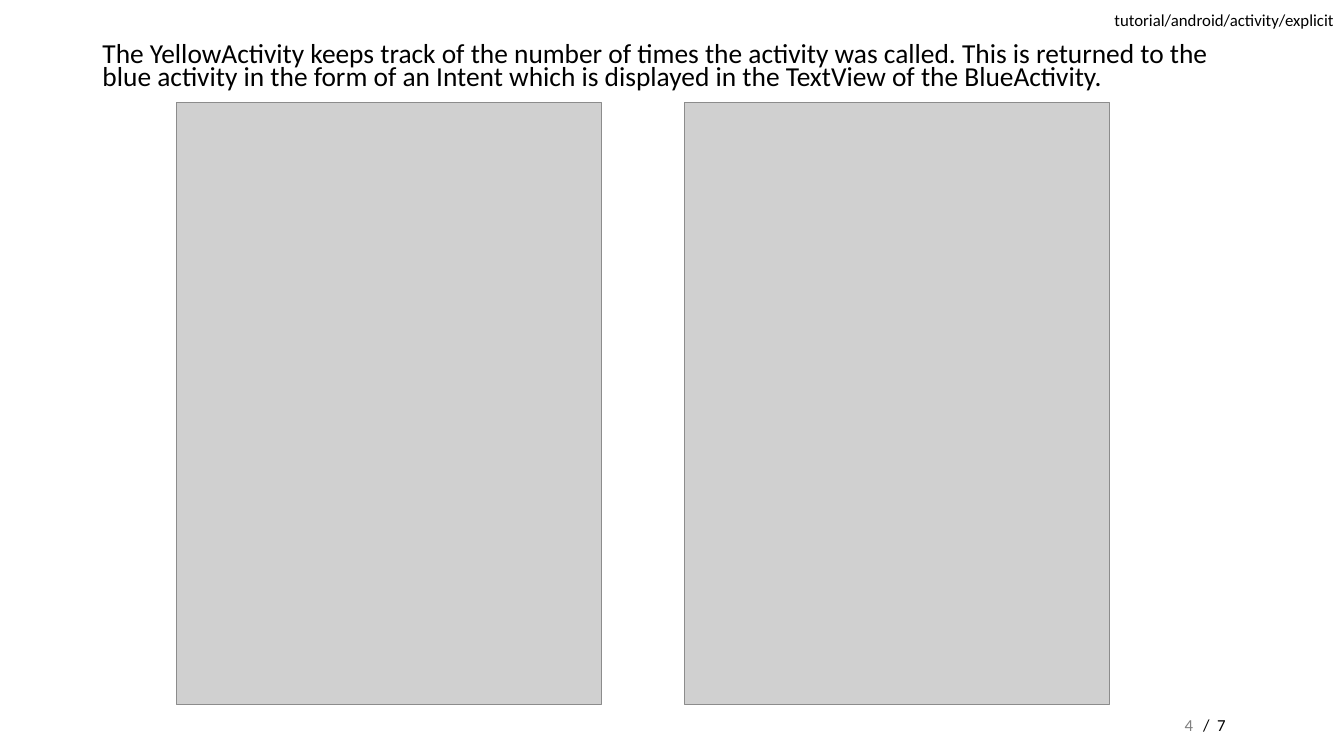
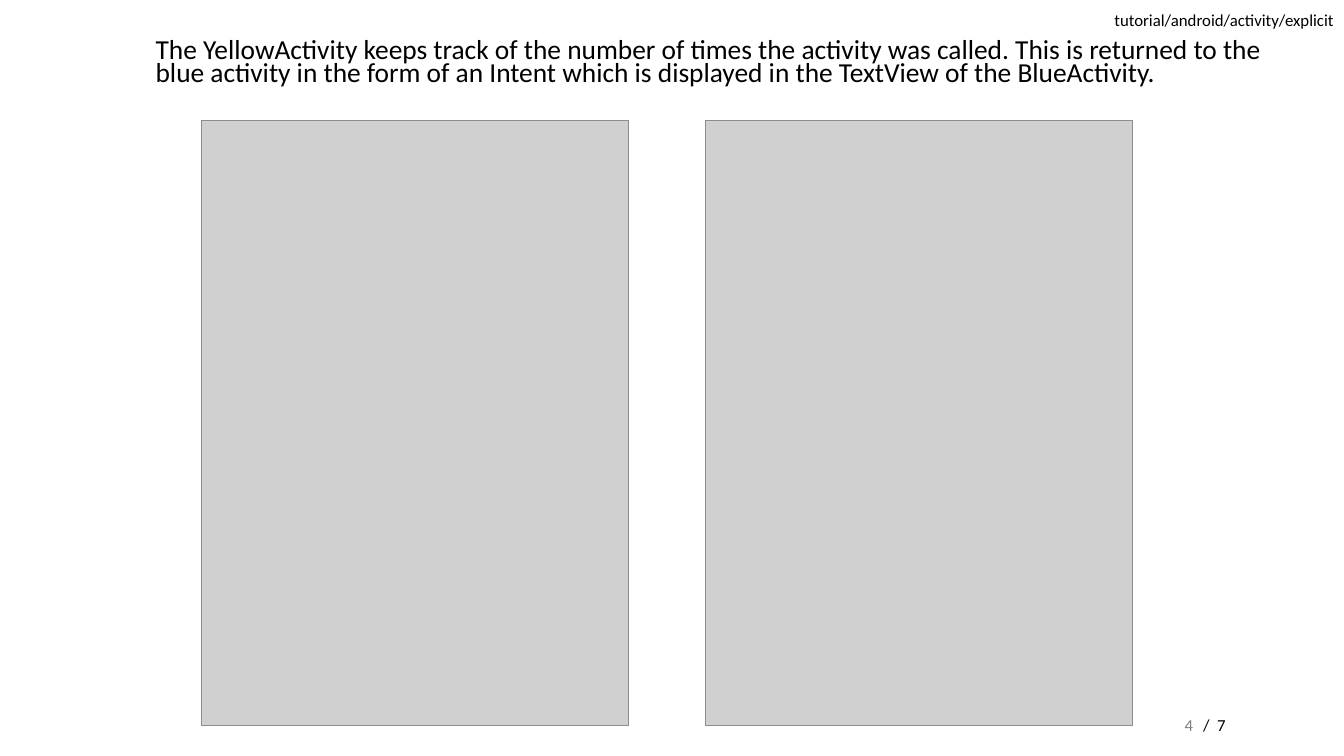
Before and after one commit to apuder/android-tutorials, a slide deck: slide 4 of android/activity/explicit/activityswitchexp/doc/slides.pptx. Drawn at 1344x756 pixels with LibreOffice and Linux fonts; fonts in the diff are those of the drawing; grey boxes stand for pictures. Boxes give left, top, right and bottom in pixels: in the first picture for what was removed or moved away, otherwise in the second. Text is boxed around its words. In the diff, an @@ line names an element or a change of style, - is before the commit and + after.

Commit message:
Fixed picture positions on some slides. Updated App theme for widgets to new look.

```diff
--- a/android/activity/explicit/activityswitchexp/doc/slides.pptx
+++ b/android/activity/explicit/activityswitchexp/doc/slides.pptx
@@ text "The YellowActivity keeps track of ...": place and size @@
-text "The YellowActivity keeps track of ..." at [102, 44, 1207, 91]
+text "The YellowActivity keeps track of ..." at [156, 40, 1260, 87]
@@ picture: place and size @@
-picture at [176, 103, 602, 705]
+picture at [202, 121, 629, 726]
@@ picture: place and size @@
-picture at [685, 103, 1110, 705]
+picture at [706, 121, 1133, 726]
```
Also in this commit, not shown: 1 other slide changed, 9 other files.
